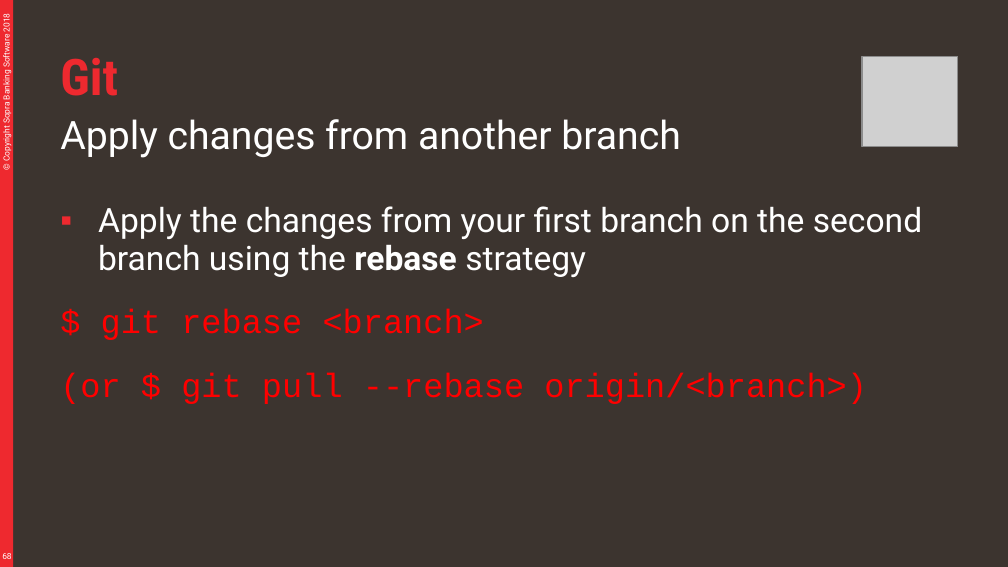
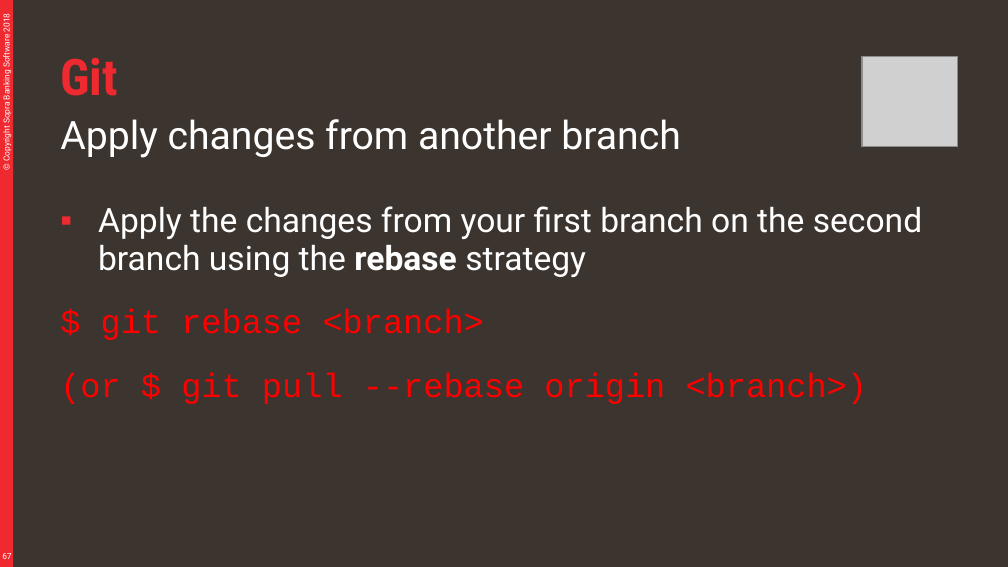
Before and after one commit to divesh979/murari, a slide deck: slide 67 of material/Git.pptx (slide 68 before the commit). Drawn at 1008x567 pixels with LibreOffice and Linux fonts; fonts in the diff are those of the drawing; grey boxes stand for pictures. Boxes give left, top, right and bottom in pixels: in the first picture for what was removed or moved away, otherwise in the second. Text is boxed around its words. In the diff, an @@ line names an element or a change of style, - is before the commit and + after.

```diff
--- a/material/Git.pptx
+++ b/material/Git.pptx
@@ text at [60,372,868,404]: text changed @@
-(or $ git pull --rebase origin/<branch>)
+(or $ git pull --rebase origin <branch>)
```
Also in this commit, not shown: 22 other slides changed, 1 slide added, 3 slides removed, 2 other files.
